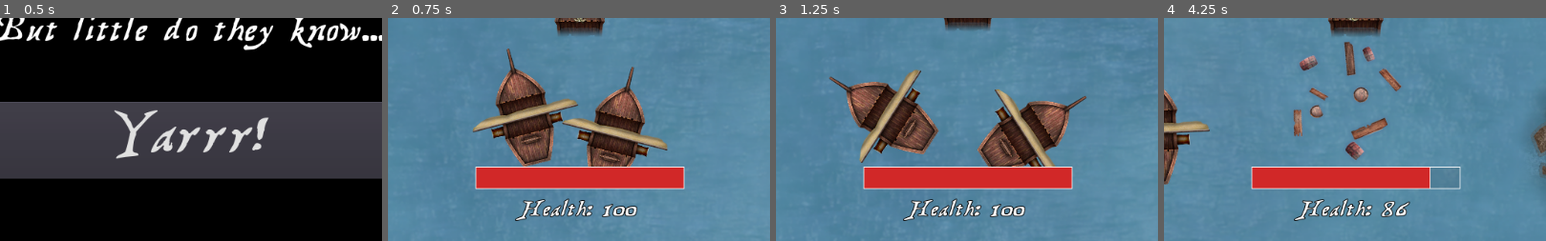
Above: before the commit, frames 1-4 (left to right).
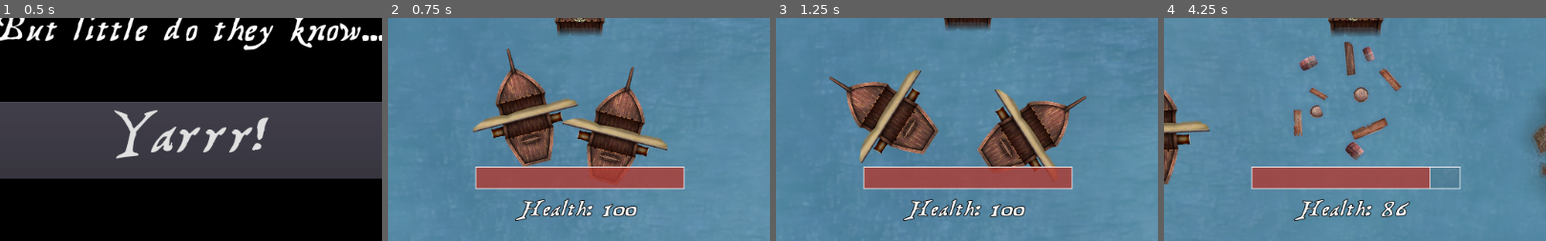
Above: after the commit, the same moments.

Repository: HedgeLizards/grappling
Game: Godot game, scene res://scenes/Menu.tscn
Two runs of this game, one before a commit and one after it. Both use one fixed random seed, a clock stepped at 60 frames per second and the inputs below. Sound files missing from this copy of the repository are replaced by a short silence.
Inputs (mouse positions are % of the whole screen's width and height, from its top left):
- Up to frame 1 (0.5 s): no input
- Up to frame 2 (0.75 s): click "Yarrr!" at 0.5 s
- Up to frame 3 (1.25 s): no input
- Up to frame 4 (4.25 s): move the mouse to (72, 45) at 1.27 s; hold D (right) 1.28-2.03 s; tap X (slow) every 0.75 s from 1.35 to 3.6 s; click (72, 45) at 1.42 s; move the mouse to (30, 55) at 2.02 s; hold Down (down) 2.03-2.78 s; click (30, 55) at 2.17 s; move the mouse to (60, 28) at 2.77 s; hold D (right) 2.78-3.53 s; click (60, 28) at 2.92 s; move the mouse to (45, 70) at 3.52 s; hold W (up) from 3.53 s (still down); click (45, 70) at 3.67 s
The pictures show only the part of the screen within x 25-75%, y 50-100%; the shares and areas given below are measured in that part.

Frame 1 is identical in both runs. In frame 2, 5.1% of the frame differs, in the area x 23-78%, y 67-77%; in frame 3, 5.1%; in frame 4, 4.4%.

Commit message:
Update Main.tscn

Diff:
--- a/scenes/Main.tscn
+++ b/scenes/Main.tscn
@@ -20,7 +20,7 @@
 font_data = ExtResource( 11 )
 
 [sub_resource type="StyleBoxFlat" id=4]
-bg_color = Color( 0.819608, 0.156863, 0.156863, 1 )
+bg_color = Color( 0.694118, 0.239216, 0.211765, 0.784314 )
 border_width_left = 1
 border_width_top = 1
 border_width_right = 1
